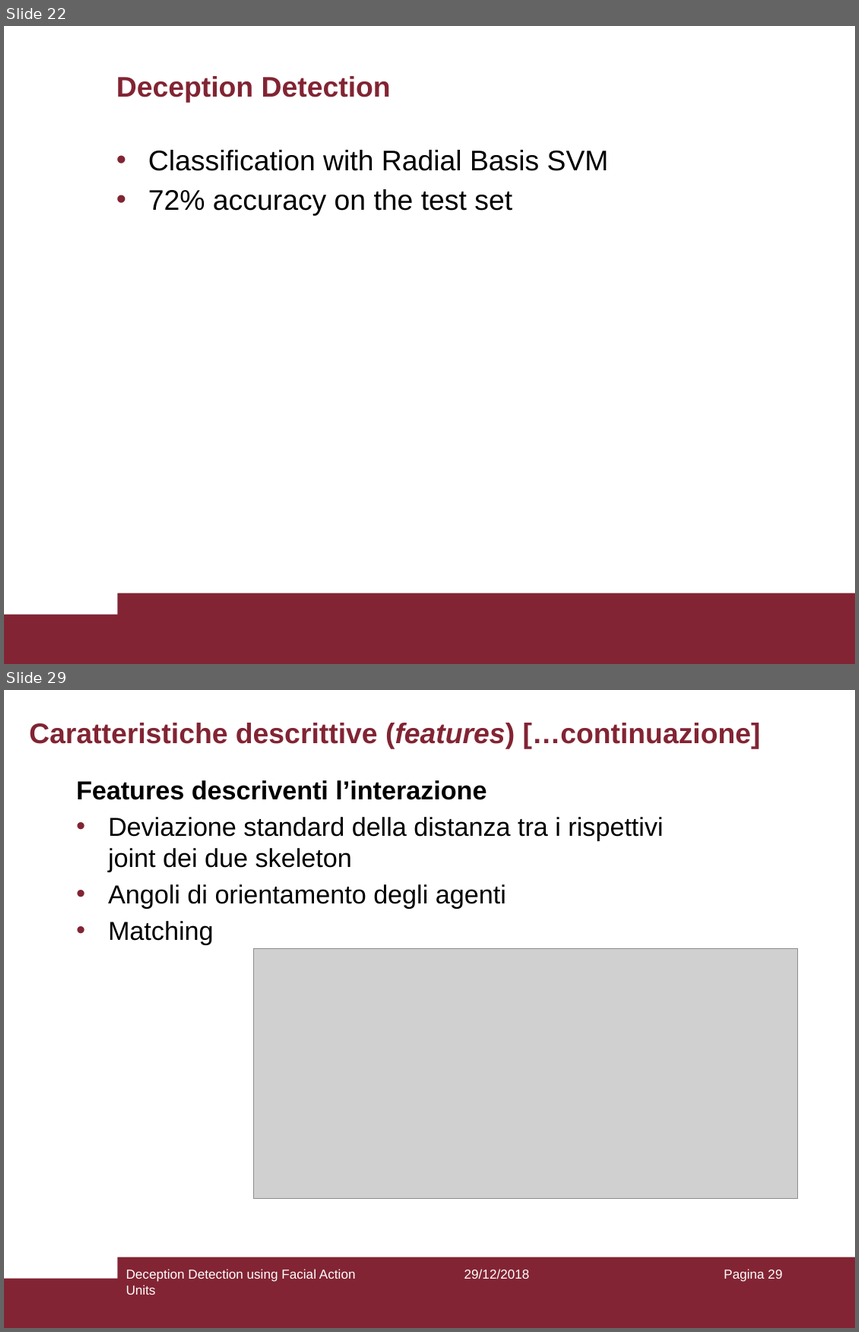
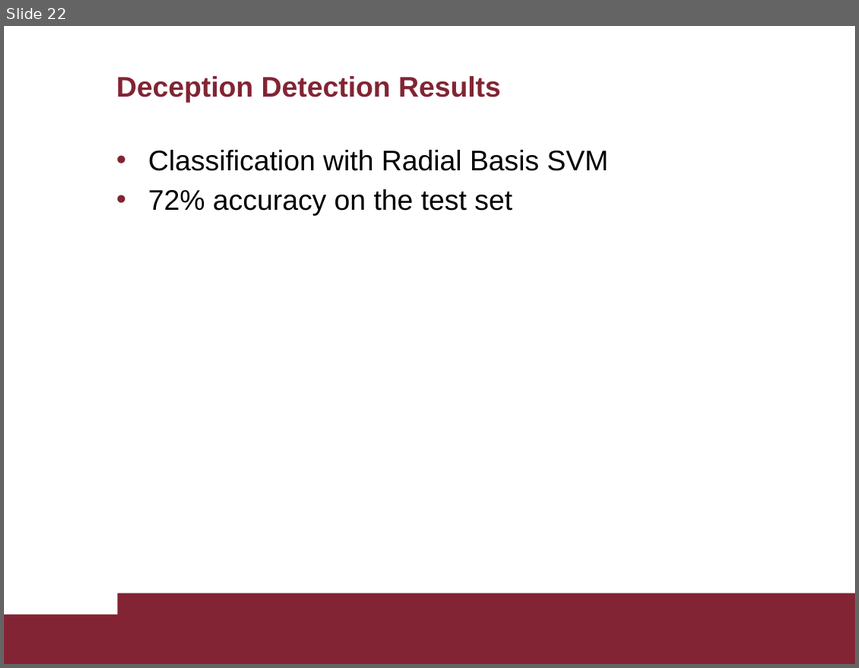
Before and after one commit to AscaL/thesis, a slide deck: Tesi Emanuele Orfanelli 1383726.pptx. Shown one above the other, each under a label of ours: slides 22 and 29 before the commit, slide 22 after it; the slides between them are not shown. The pictures are 859x1332 and 859x668 pixels, drawn with LibreOffice and Linux fonts; fonts in the diff are those of the drawing; grey boxes stand for pictures. Boxes give left, top, right and bottom in pixels: in the first picture for what was removed or moved away, otherwise in the second. Text is boxed around its words. In the diff, an @@ line names an element or a change of style, - is before the commit and + after.

```diff
--- a/Tesi Emanuele Orfanelli 1383726.pptx
+++ b/Tesi Emanuele Orfanelli 1383726.pptx
@@ slide 29 removed at (x1=4, y1=690, x2=855, y2=1328), background #FFFFFF; not listed: 2 template elements that a slide beside it also shows @@
@@ title removed at (x1=29, y1=723, x2=761, y2=749) @@
-Caratteristiche descrittive (features) […continuazione]
@@ text removed at (x1=76, y1=780, x2=663, y2=945) @@
-Features descriventi l’interazione
-• Deviazione standard della distanza tra i rispettivi joint dei due skeleton
-• Angoli di orientamento degli agenti
-• Matching
@@ picture removed at (x1=253, y1=948, x2=798, y2=1199) @@
@@ text removed at (x1=126, y1=1269, x2=356, y2=1295) @@
-Deception Detection using Facial Action Units
@@ text removed at (x1=465, y1=1269, x2=530, y2=1279) @@
-29/12/2018
@@ page number removed at (x1=724, y1=1269, x2=782, y2=1282) @@
-Pagina 29
@@ slide 22 changed as well @@
@@ title at (x1=116, y1=76, x2=501, y2=102): text changed @@
-Deception Detection
+Deception Detection Results
```
Also in this commit, not shown: 22 other slides changed, 1 slide added, 13 other slides removed, 3 other files.
